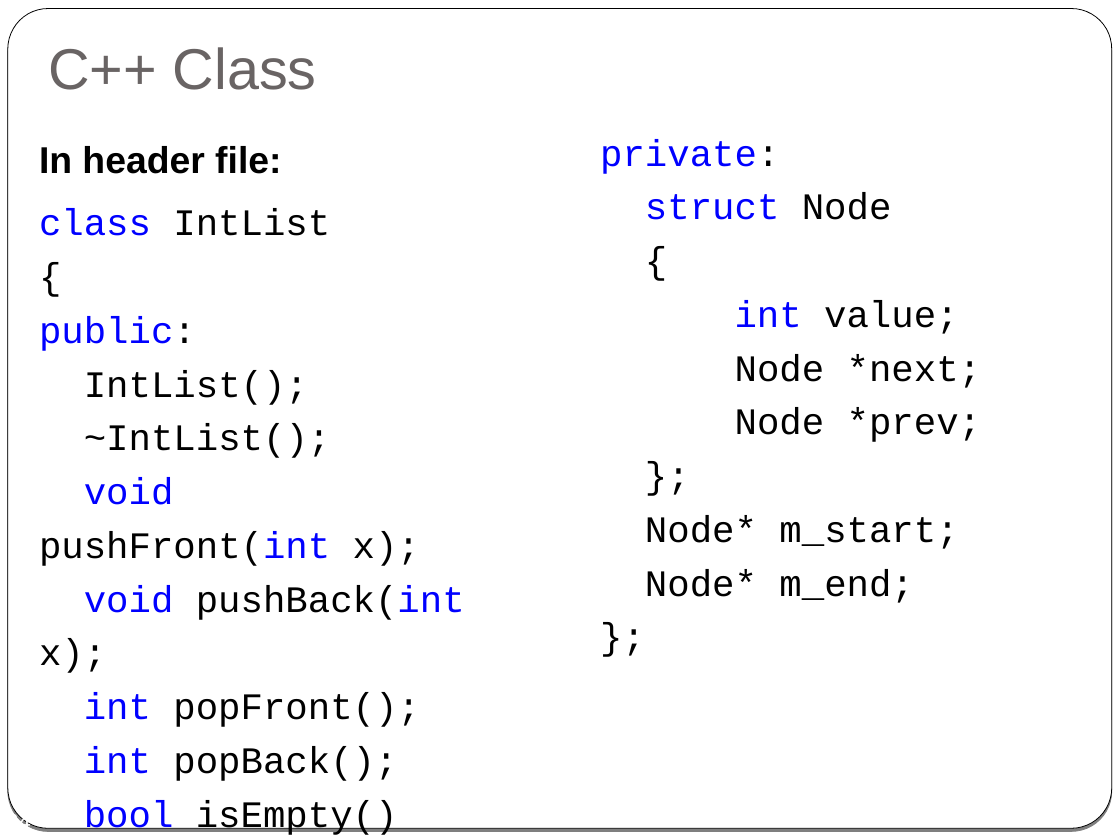
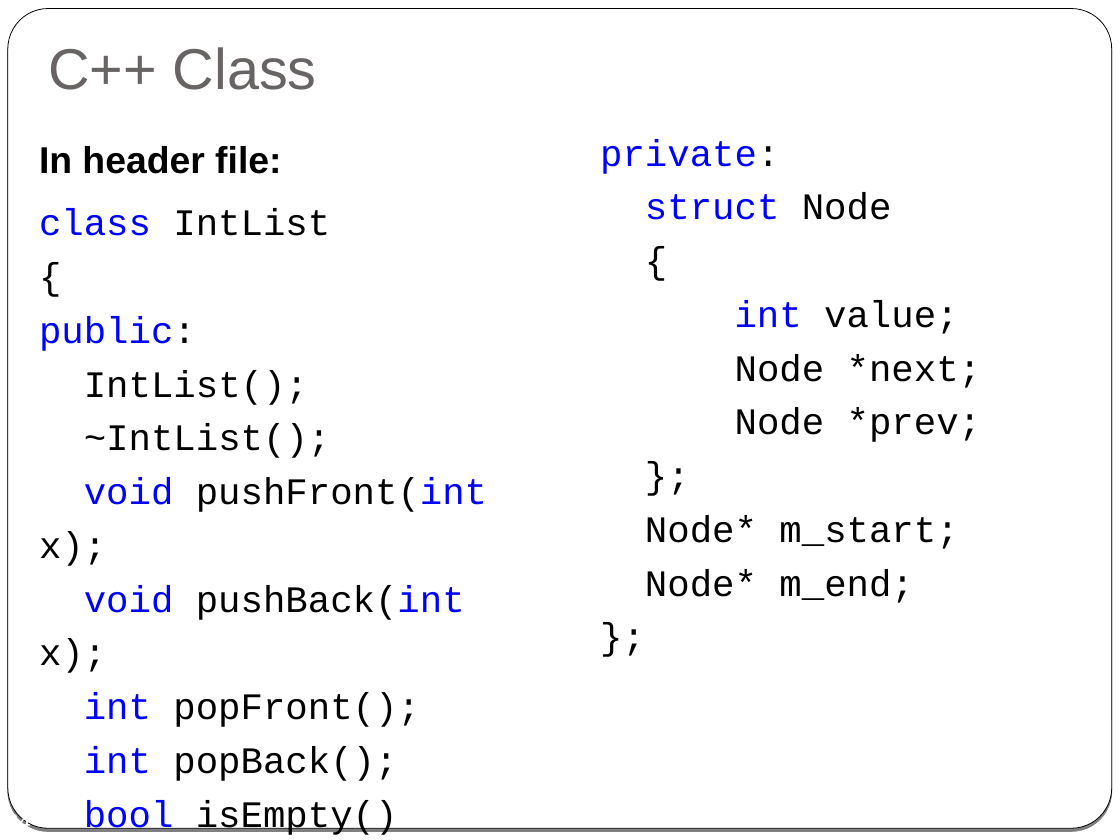
Before and after one commit to cpp-at-ariel/cpp-5778, a slide deck: slide 34 of week02-classes-constructors-destructors/slides.odp. Drawn at 1120x840 pixels with LibreOffice and Linux fonts; fonts in the diff are those of the drawing. Boxes give left, top, right and bottom in pixels: in the first picture for what was removed or moved away, otherwise in the second. Text is boxed around its words. In the diff, an @@ line names an element or a change of style, - is before the commit and + after.

```diff
--- a/week02-classes-constructors-destructors/slides.odp
+++ b/week02-classes-constructors-destructors/slides.odp
@@ text "In header file:" rewrapped from (x1=39, y1=146, x2=465, y2=835) to (x1=39, y1=146, x2=487, y2=835) @@
```
Also in this commit, not shown: 1 other slide changed, 8 other files.
